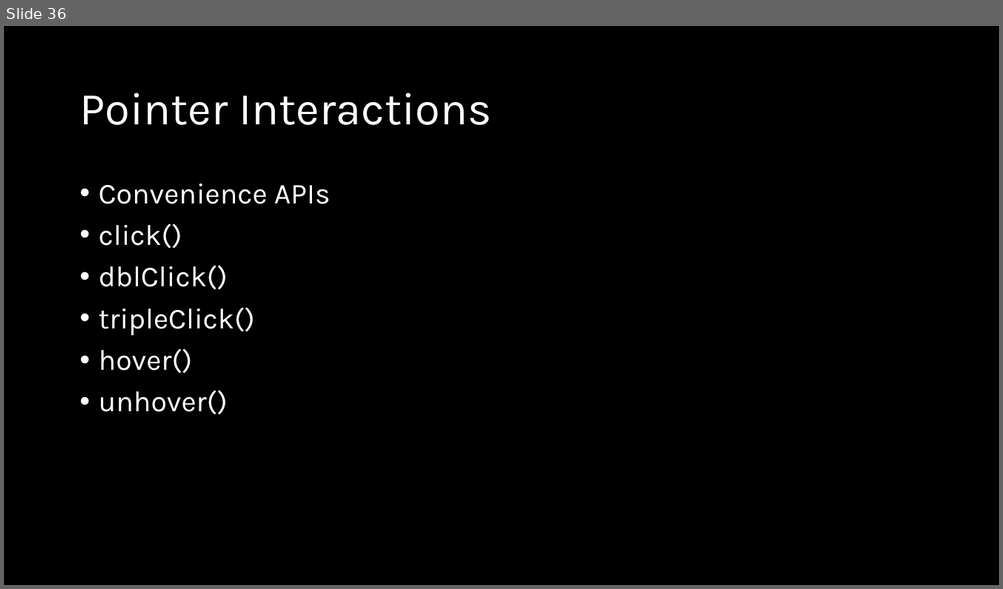
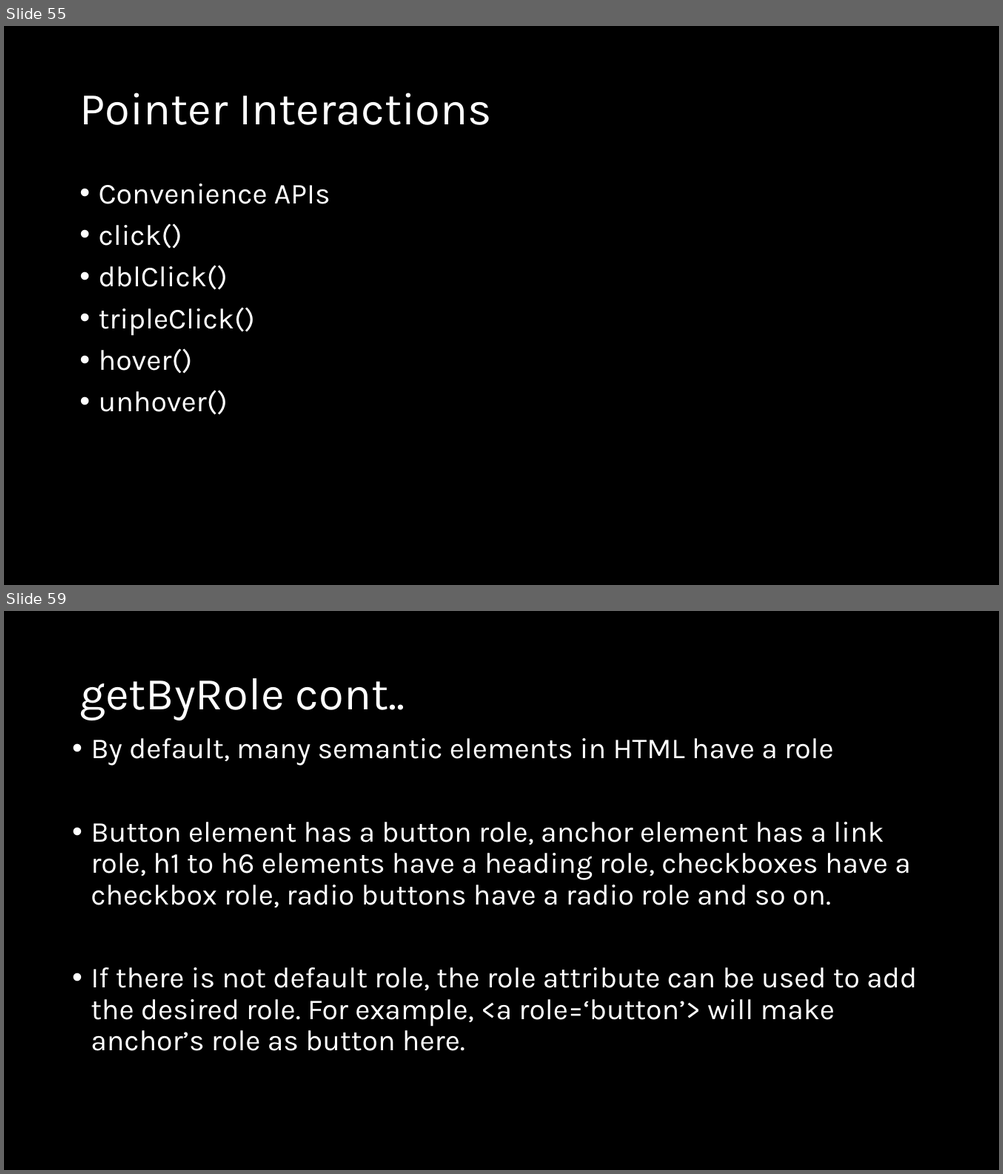
Before and after one commit to natiquekeyin/fall2024, a slide deck: JavaScript/Week12/Week12.pptx. Shown one above the other, each under a label of ours: slide 36 before the commit, slides 55 and 59 after it; the slides between them are not shown. The pictures are 1003x589 and 1003x1174 pixels, drawn with LibreOffice and Linux fonts; fonts in the diff are those of the drawing. Boxes give left, top, right and bottom in pixels: in the first picture for what was removed or moved away, otherwise in the second. Text is boxed around its words. In the diff, an @@ line names an element or a change of style, - is before the commit and + after.

```diff
--- a/JavaScript/Week12/Week12.pptx
+++ b/JavaScript/Week12/Week12.pptx
@@ slide 59 added at <box>4,611,999,1170</box>, background #000000 @@
@@ title added at <box>79,678,405,721</box>, 44 pt, text #FFFFFF @@
+getByRole cont..
@@ text added at <box>91,738,916,1051</box>, 28 pt, text #FFFFFF @@
+• By default, many semantic elements in HTML have a role
+• Button element has a button role, anchor element has a link role, h1 to h6 elements have a heading role, checkboxes have a checkbox role, radio buttons have a radio role and so on.
+• If there is not default role, the role attribute can be used to add the desired role. For example, <a role=‘button’> will make anchor’s role as button here.
@@ what was slide 36 is now slide 55 @@
```
Also in this commit, not shown: 53 other slides added, 1 other file.
